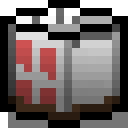
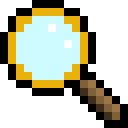
Before/after of a 128x128 layered artwork. What changed in the layer stack:
added group "searchGroup" with 5 layers above "stockGroup" over [0, 0, 128, 128]
added layer "glint" in group "searchGroup" over [48, 24, 72, 48]
added layer "light #1" (overlay, 22%) in group "searchGroup" over [88, 80, 120, 112]
added layer "shade #3" (multiply, 52%) in group "searchGroup" over [80, 88, 112, 120]
added layer "glass" (34%) in group "searchGroup" over [16, 16, 80, 80]
added layer "search" in group "searchGroup" over [0, 0, 128, 128]
hid group "stockGroup" (5 layers) over [0, 0, 128, 128]
painted on "color" over [16, 40, 56, 104]
